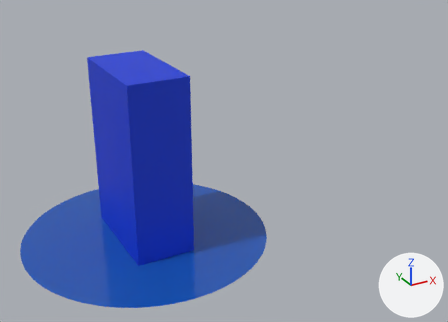
The glTF model public/assets/vending.glb: old version first, new version second.
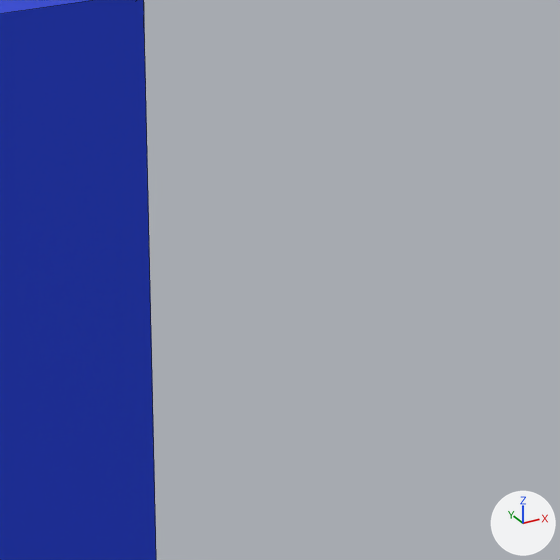
The first picture shows the older version from a 50 mm camera at (-7.11, -18.91, 11.69) aimed at (3.25, -0.08, 2.27). The close-ups show both versions on the part from 39% to 52% of the width and 24% to 41% of the height of that picture; other places that the commit changed are outside them. Arrows for +X, +Y and +Z are at lower right; the lights stay in place. The close-ups show mesh edges as thin lines. Where no turn or scale is listed for an object, it has been applied to the vertices.

Objects in the first close-up: 'Body'.
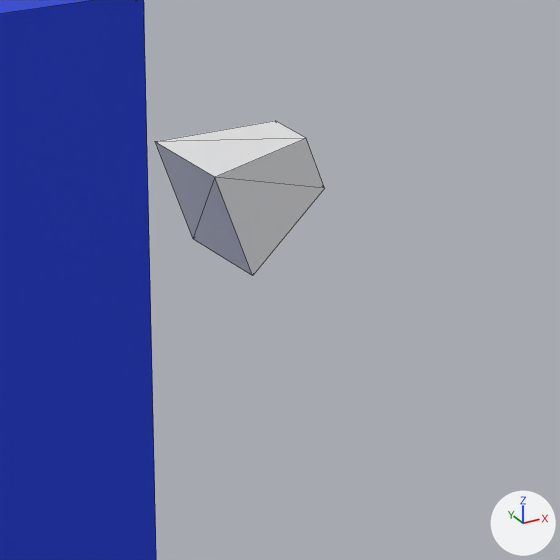
Boxes (x1, y1, x2, y2) around the edits, measured in the close-ups (560 x 560 px):
'camera-numpad', added: after (155, 121, 324, 276)

What changed in the scene script:
```text
Add mat_camera_material:
    mat_camera_material = principled_material('Camera material')
    mat_camera_material.base_color = (0.8, 0.8, 0.8)  # white #e7e7e7
Add me_cube_022:
    me_cube_022.from_pydata([(0.445, -0.12, 0.05), (0.369, -0.12, 0.256), (0.075, -0.244, -0.201), (-0.075, -0.244, 0.207), (-0.075, 0.259, 0.207), (0.369, 0.135, 0.256), (0.445, 0.135, 0.05), (0.075, 0.259, -0.201)], [], [(0, 2, 3), (0, 3, 1), (2, 0, 6), (2, 6, 7), (1, 3, 4), (1, 4, 5), (0, 1, 5), (0, 5, 6), (3, 2, 7), (3, 7, 4), (6, 5, 4), (6, 4, 7)])
    me_cube_022.materials.append(mat_camera_material)  # white #e7e7e7
Add ob_camera_numpad:
    ob_camera_numpad = bpy.data.objects.new('camera-numpad', me_cube_022)
    ob_camera_numpad.location = (2.929, 1.552, 4.358)
```
